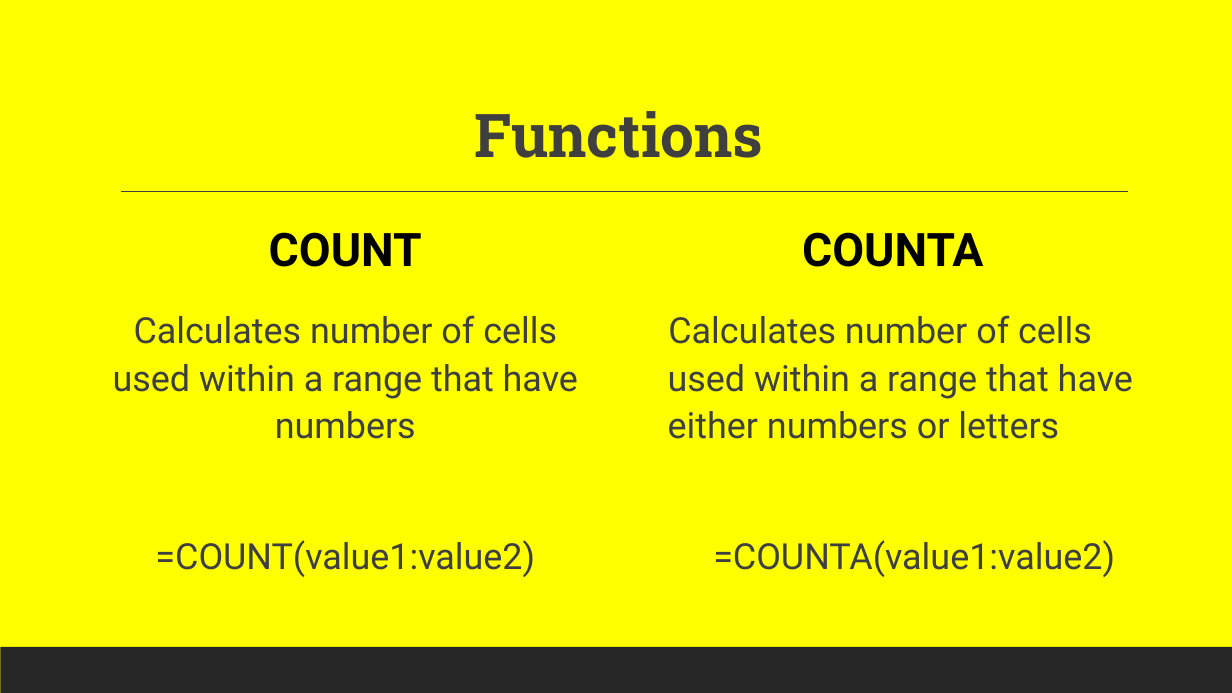
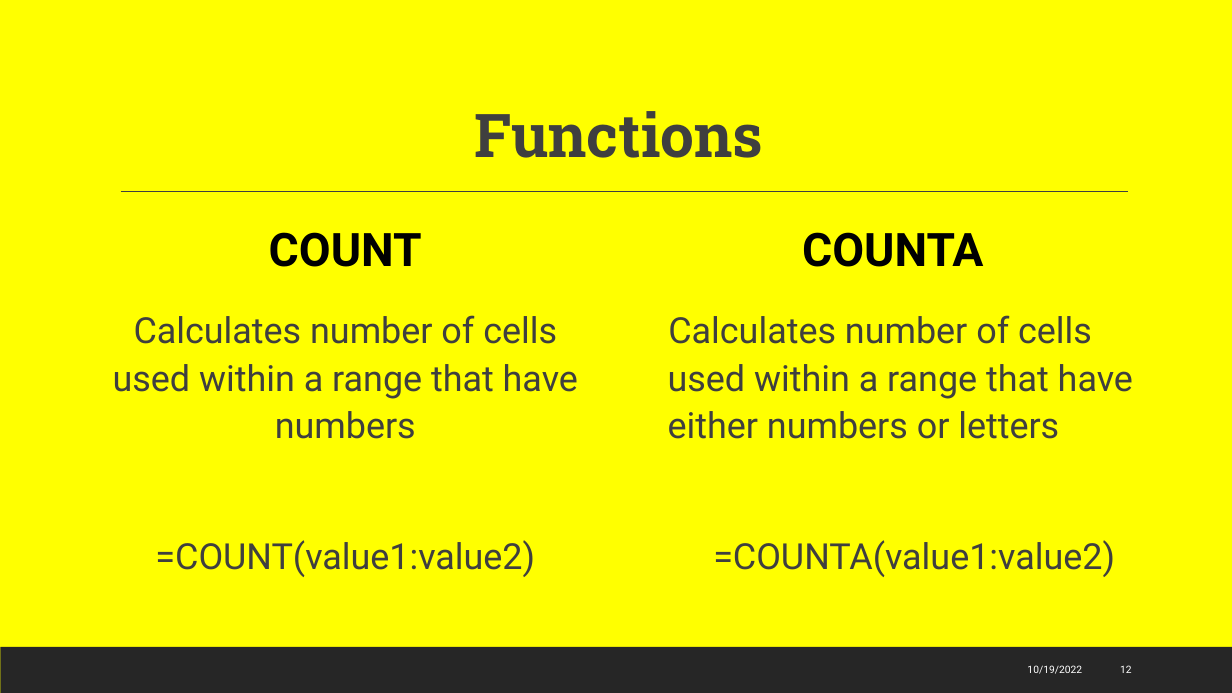
Before and after one commit to torres11991/dap-curriculum, a slide deck: slide 12 of Section02/2.3-DAPandExcel.pptx. Drawn at 1232x693 pixels with LibreOffice and Linux fonts; fonts in the diff are those of the drawing. Boxes give left, top, right and bottom in pixels: in the first picture for what was removed or moved away, otherwise in the second. Text is boxed around its words. In the diff, an @@ line names an element or a change of style, - is before the commit and + after.

```diff
--- a/Section02/2.3-DAPandExcel.pptx
+++ b/Section02/2.3-DAPandExcel.pptx
@@ text added at bbox=[1027, 665, 1082, 674], 8 pt, text #FFFFFF @@
+10/19/2022
@@ page number added at bbox=[1120, 665, 1132, 673], 8 pt, text #FFFFFF @@
+12
```
Also in this commit, not shown: 24 other slides changed, 1 other file.
